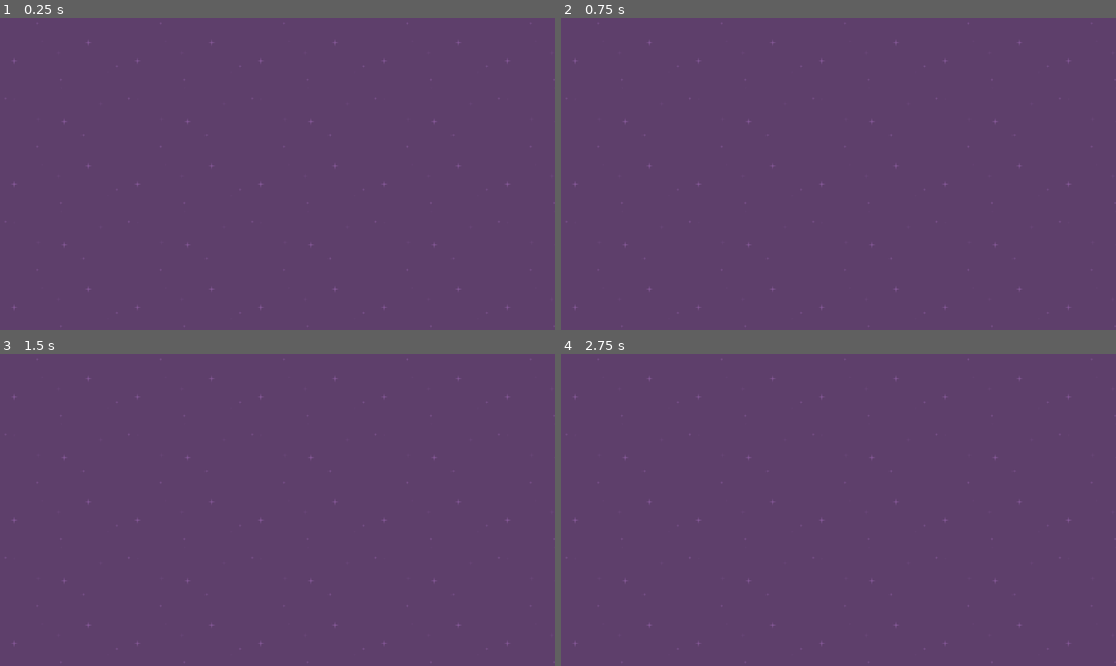
Above: before the commit, frames 1-4 (two rows, left to right).
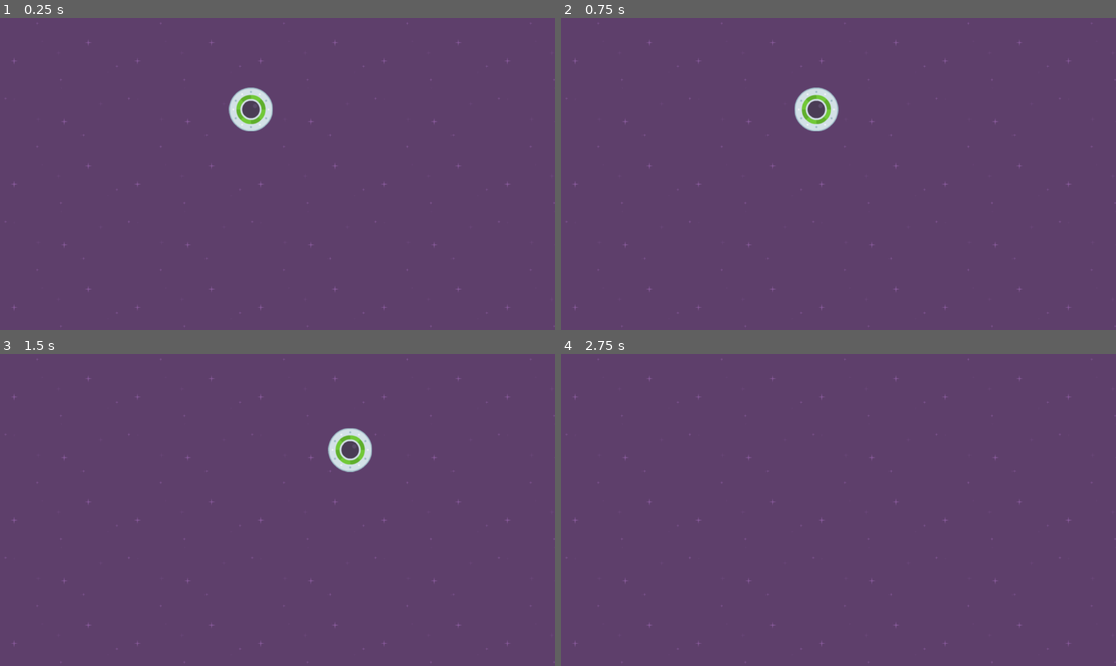
Above: after the commit, the same moments.

Repository: Gultur/SpeedySaucer
Game: Godot game, scene res://level_1.tscn
Two runs of this game, one before a commit and one after it. Both use one fixed random seed, a clock stepped at 60 frames per second and the inputs below.
Inputs:
- Up to frame 1 (0.25 s): no input
- Up to frame 2 (0.75 s): tap Enter at 0.5 s; hold Right (move_right, bound only after the commit) from 0.53 s (still down)
- Up to frame 3 (1.5 s): release Right (move_right, bound only after the commit) at 1.28 s; hold Down (move_down, bound only after the commit) from 1.28 s (still down)
- Up to frame 4 (2.75 s): release Down (move_down, bound only after the commit) at 2.03 s; hold Right (move_right, bound only after the commit) from 2.03 s (still down)

The runs differ from the first frame. In frame 1, 0.8% of the frame differs, in the area x 41-50%, y 22-37%; in frame 2, 0.8%; in frame 3, 0.8%; in frame 4, nothing differs.

Commit message:
added player movement

Diff:
--- /dev/null
+++ b/level_1.gd
@@ -0,0 +1,11 @@
+extends Node2D
+
+
+# Called when the node enters the scene tree for the first time.
+func _ready():
+	pass # Replace with function body.
+
+
+# Called every frame. 'delta' is the elapsed time since the previous frame.
+func _process(_delta):
+	pass
--- a/level_1.tscn
+++ b/level_1.tscn
@@ -1,11 +1,17 @@
-[gd_scene load_steps=2 format=3 uid="uid://daodaurgjhgkt"]
+[gd_scene load_steps=4 format=3 uid="uid://daodaurgjhgkt"]
 
+[ext_resource type="Script" path="res://level_1.gd" id="1_ceyto"]
 [ext_resource type="Texture2D" uid="uid://bjqjpnxxigco6" path="res://purple.png" id="1_jlyuo"]
+[ext_resource type="PackedScene" uid="uid://donjllewfte8e" path="res://player.tscn" id="2_pu0qc"]
 
 [node name="Level1" type="Node2D"]
+script = ExtResource("1_ceyto")
 
 [node name="Background" type="TextureRect" parent="."]
 offset_right = 1152.0
 offset_bottom = 648.0
 texture = ExtResource("1_jlyuo")
 stretch_mode = 1
+
+[node name="Player" parent="." instance=ExtResource("2_pu0qc")]
+position = Vector2(521, 190)
--- /dev/null
+++ b/player.gd
@@ -0,0 +1,23 @@
+extends RigidBody2D
+
+
+# Called when the node enters the scene tree for the first time.
+func _ready():
+	#apply_impulse(Vector2(force, 0)) # one time effect, l'impulsion provoque un déplacement qui se ralentit
+	pass
+
+
+
+# Called every frame. 'delta' is the elapsed time since the previous frame.
+func _physics_process(_delta):
+	var force: int = 500
+	if Input.is_action_pressed("move_right"):
+		apply_force(Vector2(force, 0))
+	if Input.is_action_pressed("move_left"):
+		apply_force(Vector2(-force, 0))
+	if Input.is_action_pressed("move_up"):
+		apply_force(Vector2(0, -force))
+	if Input.is_action_pressed("move_down"):
+		apply_force(Vector2(0, force))
+
+	print(Engine.get_frames_per_second())
--- a/player.tscn
+++ b/player.tscn
@@ -1,12 +1,14 @@
-[gd_scene load_steps=3 format=3 uid="uid://donjllewfte8e"]
+[gd_scene load_steps=4 format=3 uid="uid://donjllewfte8e"]
 
 [ext_resource type="Texture2D" uid="uid://hggs7y1yowhd" path="res://ufoGreen.png" id="1_q55x5"]
+[ext_resource type="Script" path="res://player.gd" id="1_win3d"]
 
 [sub_resource type="CircleShape2D" id="CircleShape2D_cft0n"]
 radius = 45.22
 
 [node name="Player" type="RigidBody2D"]
 gravity_scale = 0.0
+script = ExtResource("1_win3d")
 
 [node name="Sprite2D" type="Sprite2D" parent="."]
 texture = ExtResource("1_q55x5")
--- a/project.godot
+++ b/project.godot
@@ -14,3 +14,30 @@
 run/main_scene="res://level_1.tscn"
 config/features=PackedStringArray("4.1", "Forward Plus")
 config/icon="res://icon.svg"
+
+[input]
+
+move_right={
+"deadzone": 0.5,
+"events": [Object(InputEventKey,"resource_local_to_scene":false,"resource_name":"","device":-1,"window_id":0,"alt_pressed":false,"shift_pressed":false,"ctrl_pressed":false,"meta_pressed":false,"pressed":false,"keycode":0,"physical_keycode":4194321,"key_label":0,"unicode":0,"echo":false,"script":null)
+, Object(InputEventKey,"resource_local_to_scene":false,"resource_name":"","device":-1,"window_id":0,"alt_pressed":false,"shift_pressed":false,"ctrl_pressed":false,"meta_pressed":false,"pressed":false,"keycode":0,"physical_keycode":68,"key_label":0,"unicode":100,"echo":false,"script":null)
+]
+}
+move_left={
+"deadzone": 0.5,
+"events": [Object(InputEventKey,"resource_local_to_scene":false,"resource_name":"","device":-1,"window_id":0,"alt_pressed":false,"shift_pressed":false,"ctrl_pressed":false,"meta_pressed":false,"pressed":false,"keycode":0,"physical_keycode":4194319,"key_label":0,"unicode":0,"echo":false,"script":null)
+, Object(InputEventKey,"resource_local_to_scene":false,"resource_name":"","device":-1,"window_id":0,"alt_pressed":false,"shift_pressed":false,"ctrl_pressed":false,"meta_pressed":false,"pressed":false,"keycode":0,"physical_keycode":65,"key_label":0,"unicode":113,"echo":false,"script":null)
+]
+}
+move_up={
+"deadzone": 0.5,
+"events": [Object(InputEventKey,"resource_local_to_scene":false,"resource_name":"","device":-1,"window_id":0,"alt_pressed":false,"shift_pressed":false,"ctrl_pressed":false,"meta_pressed":false,"pressed":false,"keycode":0,"physical_keycode":4194320,"key_label":0,"unicode":0,"echo":false,"script":null)
+, Object(InputEventKey,"resource_local_to_scene":false,"resource_name":"","device":-1,"window_id":0,"alt_pressed":false,"shift_pressed":false,"ctrl_pressed":false,"meta_pressed":false,"pressed":false,"keycode":0,"physical_keycode":87,"key_label":0,"unicode":122,"echo":false,"script":null)
+]
+}
+move_down={
+"deadzone": 0.5,
+"events": [Object(InputEventKey,"resource_local_to_scene":false,"resource_name":"","device":-1,"window_id":0,"alt_pressed":false,"shift_pressed":false,"ctrl_pressed":false,"meta_pressed":false,"pressed":false,"keycode":0,"physical_keycode":4194322,"key_label":0,"unicode":0,"echo":false,"script":null)
+, Object(InputEventKey,"resource_local_to_scene":false,"resource_name":"","device":-1,"window_id":0,"alt_pressed":false,"shift_pressed":false,"ctrl_pressed":false,"meta_pressed":false,"pressed":false,"keycode":0,"physical_keycode":83,"key_label":0,"unicode":115,"echo":false,"script":null)
+]
+}
